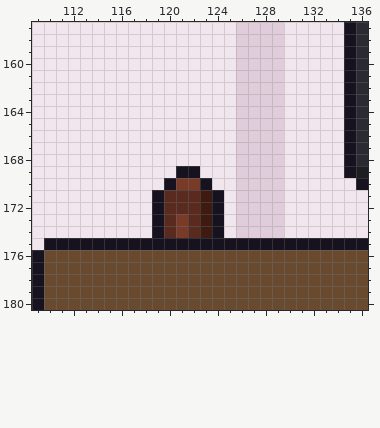
One commit to this pixel-art file: office/site_dental_office_b.aseprite. The picture above is the old version.
320x320 pixels, 1 frame. Colours within 5 levels of each other are drawn and written as one. Shown: x 109..136, y 157..180.
New version:
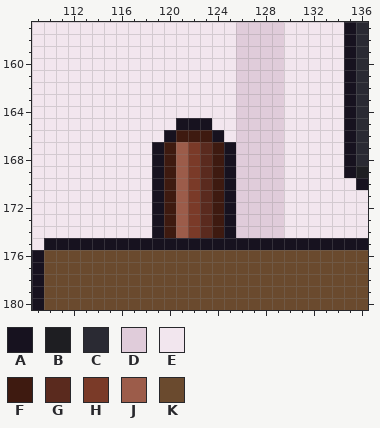
Palette (. is transparent): A #17121f  B #1e1e22  C #2a2a33  D #e0ccda  E #f2e6ee  F #3e1a10  G #5a2a1e  H #7a3a28  J #9c5c4a  K #6a4a2e
What changed:
Changed rows in their new state; - is an unchanged pixel.
Layer "Chair":
first column x 119:
165 --AAA--
166 -AFFFA-
167 AFJHGFA
168 AFJHGFA
169 AFJHGFA
170 AFJ-GFA
171 -FJHGFA
172 -FJHGFA
173 -FJHGFA
174 -FJHGFA
Pixel boxes of the changes (left, top, right, bottom) in both pictures:
changed: (152, 118, 236, 238)
